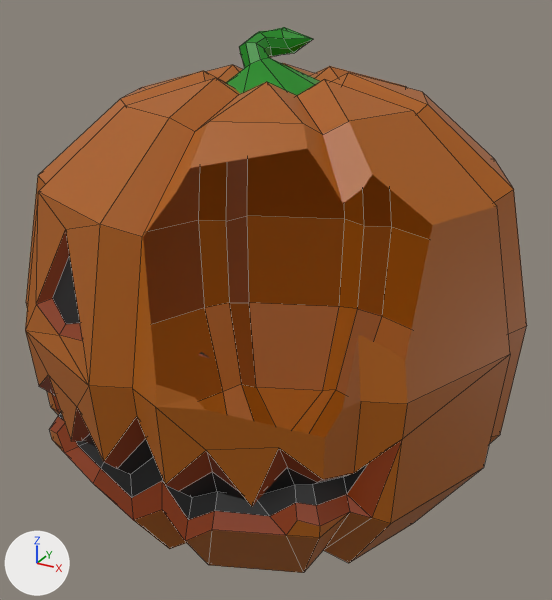
The FBX model public/models/HalloweenModels_01.fbx: old version first, new version second.
Both versions are drawn from a 50 mm camera at (0.712, -1.293, 0.619) aimed at (0.007, -0.01, -0.022). Every picture has the same lights, and +X, +Y and +Z are marked at lower left. Mesh edges are drawn as thin lines. Everything nearer to the camera than a plane just in front of the edit is cut away.

In view in the first picture: 'H_01_Head1'.
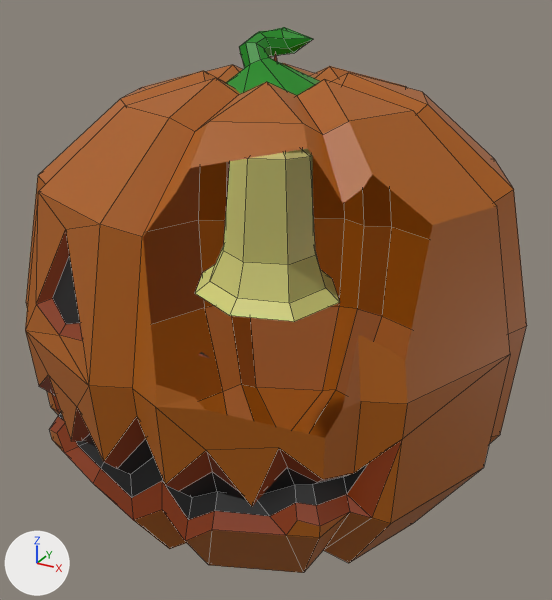
Location of each change, (x1, y1, x2, y2) in pixels of the pictures (552 x 600 px):
'H_01_Candle2', added (yellow): after (195, 148, 340, 322)

The edits, one by one:
Mesh me_candle2 is new.
It has 55 vertices, 56 faces and spans x -0.186..0.147, y -0.159..0.158, z -0.002..0.432.
It uses material mat_m_mainmat (picture img_t_coloratlas16x16_png).
Object 'H_01_Candle2' (ob_h_01_candle2) is new; it shows me_candle2.
Its location is (0.0, 0.0, 0.0).
